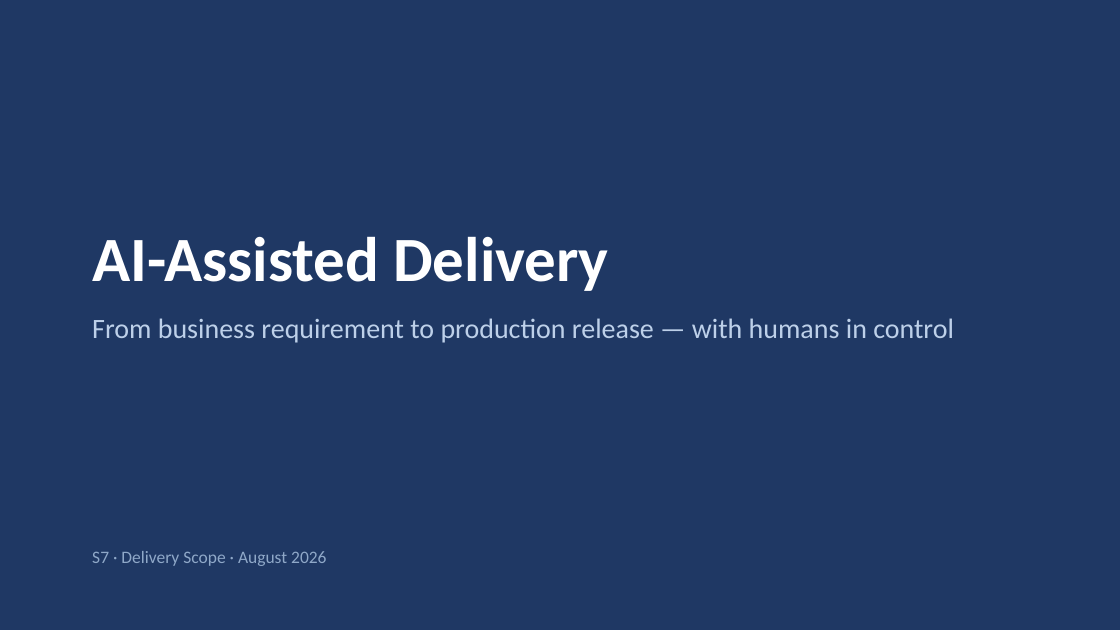
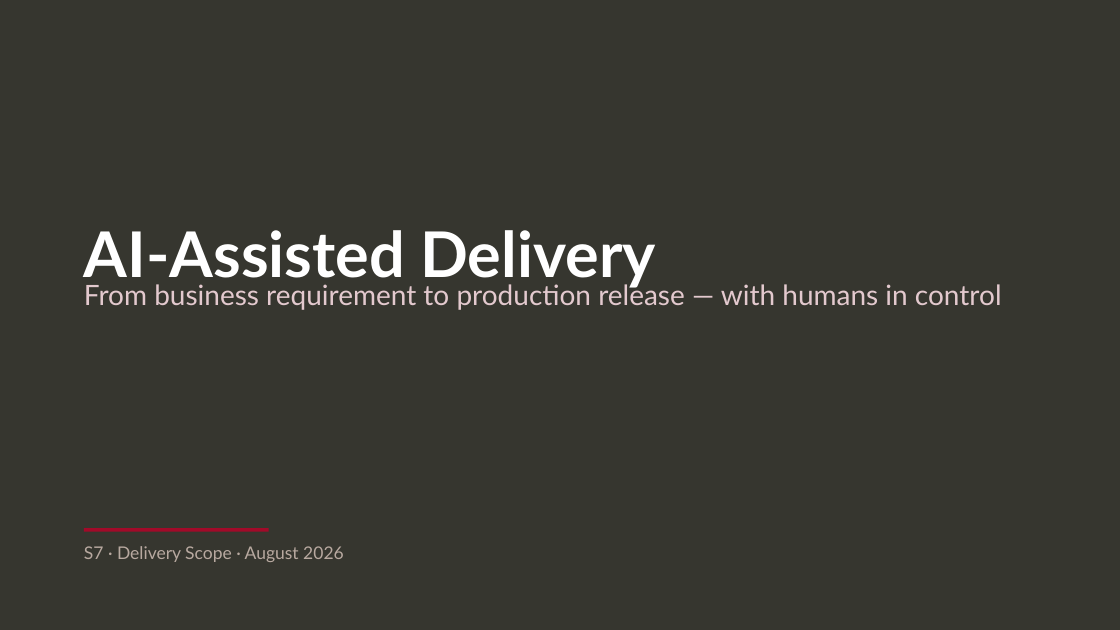
Before and after one commit to AlanLands/ams-s7-demo, a slide deck: slide 1 of docs/s7-leadership-overview.pptx. Drawn at 1120x630 pixels with LibreOffice and Linux fonts; fonts in the diff are those of the drawing. Boxes give left, top, right and bottom in pixels: in the first picture for what was removed or moved away, otherwise in the second. Text is boxed around its words. In the diff, an @@ line names an element or a change of style, - is before the commit and + after.

```diff
--- a/docs/s7-leadership-overview.pptx
+++ b/docs/s7-leadership-overview.pptx
@@ rectangle at [0,0,1120,630]: fill #1F3864 to #36362F @@
@@ text added at [84,230,655,289], 54 pt, text #FFFFFF, bold @@
+AI-Assisted Delivery
@@ text at [92,236,609,291]: paragraph removed @@
-AI-Assisted Delivery
@@ text "From business requirement to production ...": place and size @@
-text "From business requirement to production ..." at [92,236,954,343]
+text "From business requirement to production ..." at [84,281,1002,310]
@@ text "From business requirement to production ..." at [84,281,1002,310]: font Calibri to Lato, text colour #BDD0E9 to #E3C9CE; less space between paragraphs @@
@@ rectangle added at [84,528,269,532], fill #A20A29 @@
@@ text "S7 · Delivery Scope · ..." at [84,546,344,562]: font Calibri to Lato, text colour #8FA8C8 to #B8A9A0; less space between paragraphs @@
```
Also in this commit, not shown: 7 other slides changed, 18 other files.
